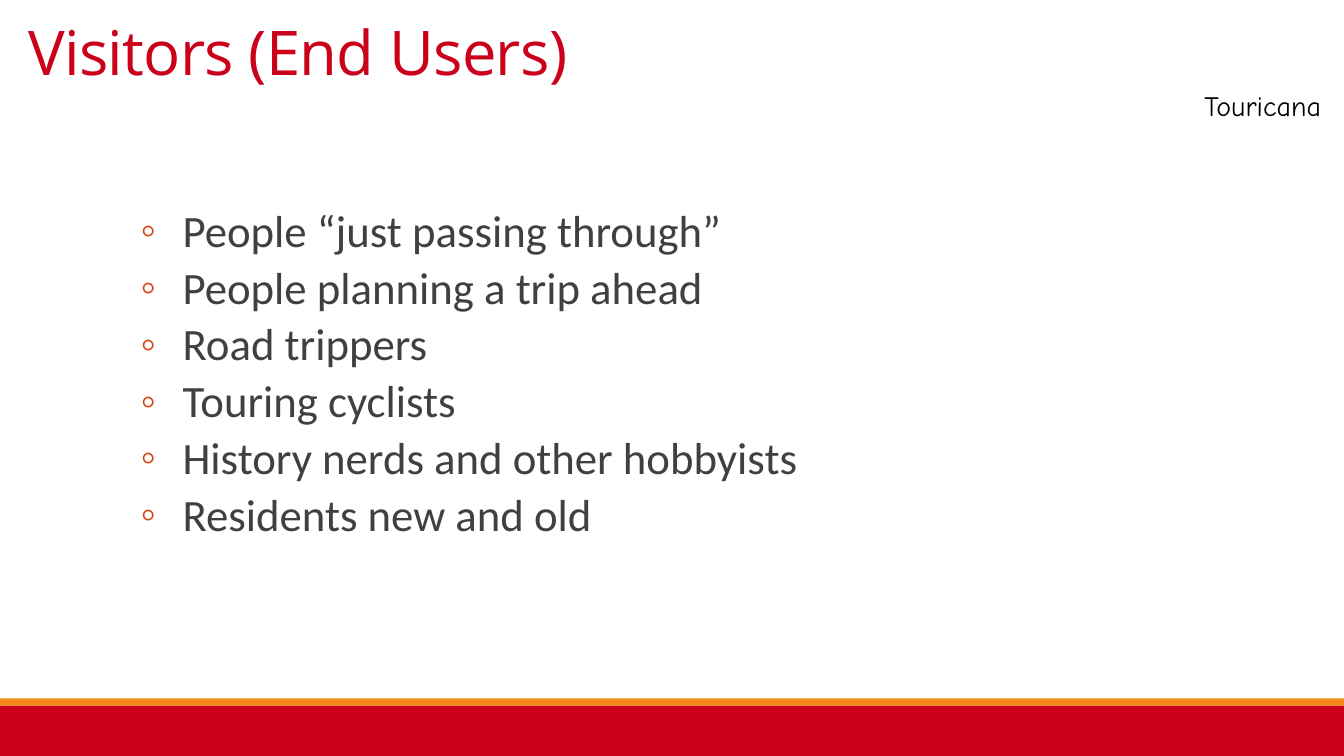
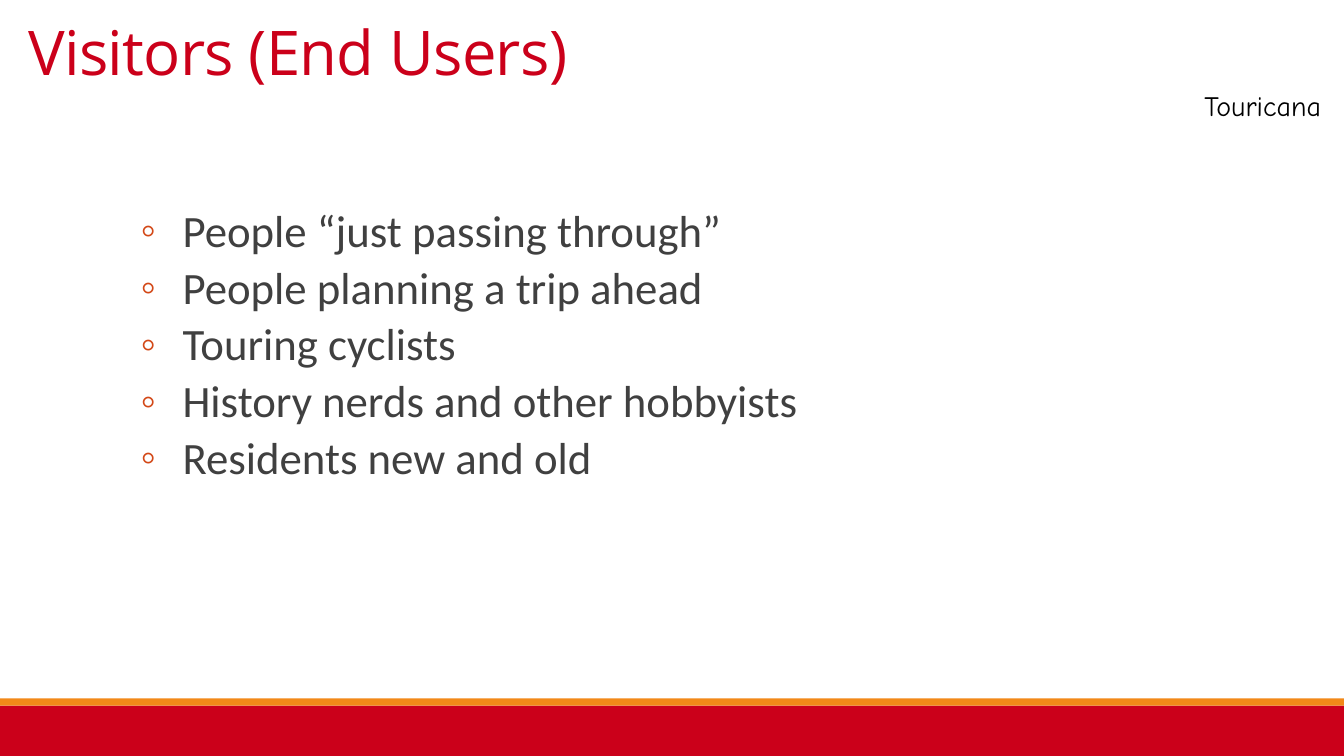
Before and after one commit to mc-funk/RedHotHack2015TripApp, a slide deck: slide 8 of Touricana RHH Presentation FINAL.pptx. Drawn at 1344x756 pixels with LibreOffice and Linux fonts; fonts in the diff are those of the drawing; background and template pictures are left out. Boxes give left, top, right and bottom in pixels: in the first picture for what was removed or moved away, otherwise in the second. Text is boxed around its words. In the diff, an @@ line names an element or a change of style, - is before the commit and + after.

```diff
--- a/Touricana RHH Presentation FINAL.pptx
+++ b/Touricana RHH Presentation FINAL.pptx
@@ text at (183,329,428,368): paragraph removed @@
-  ◦ Road trippers
```
Also in this commit, not shown: 11 other slides changed, 1 slide added, 1 slide removed.
